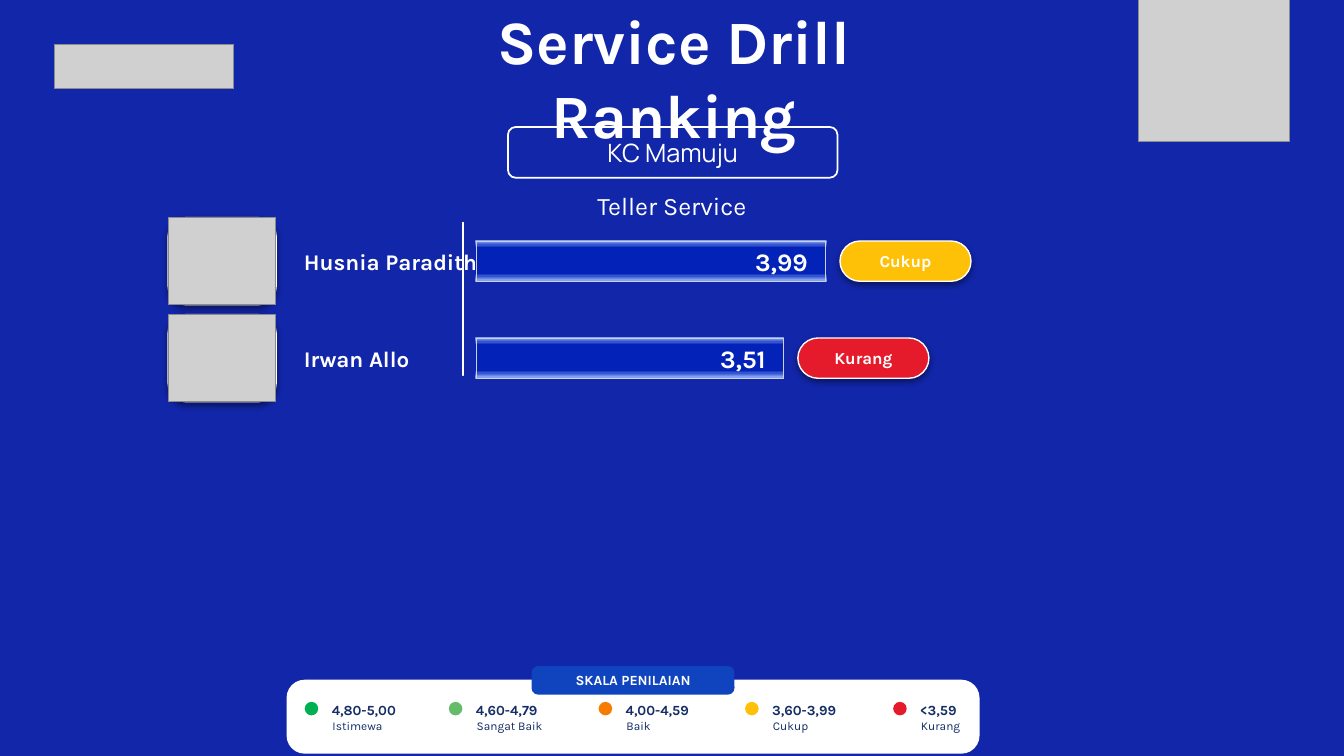
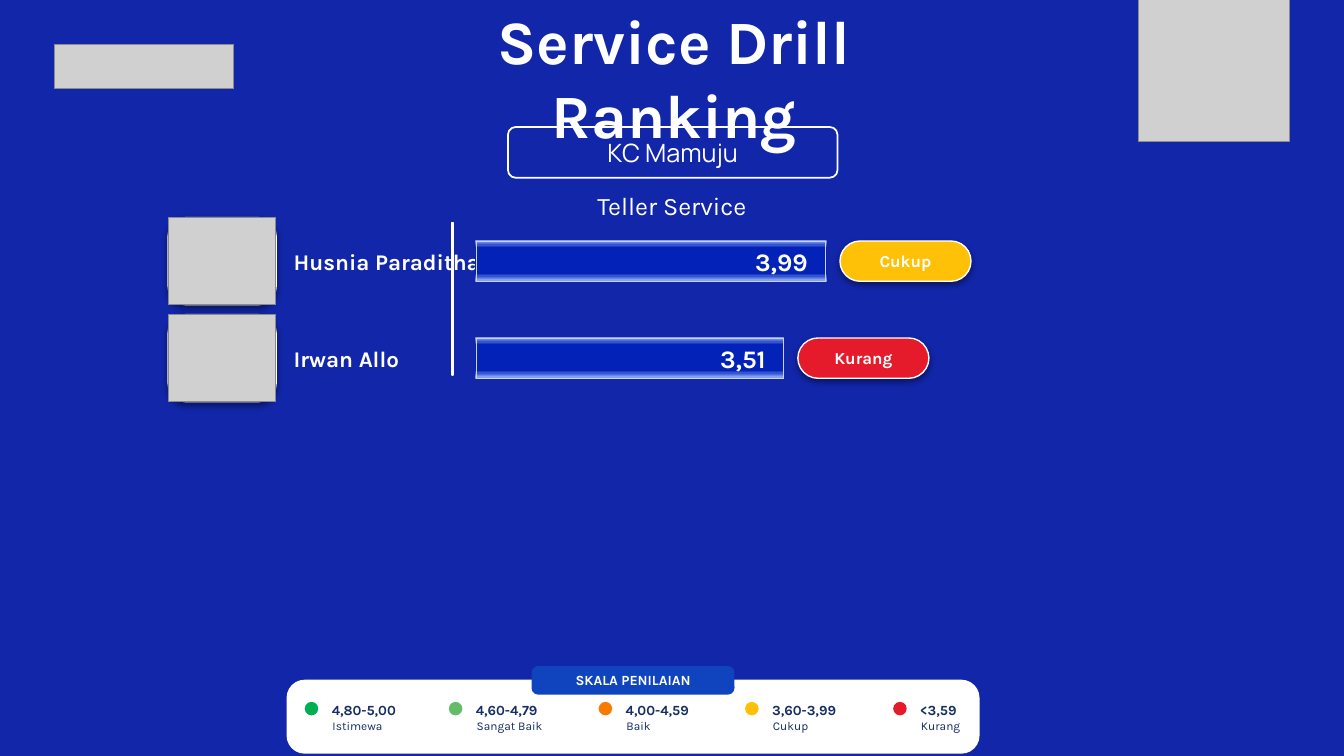
Before and after one commit to hengkiyudijanto/btn-sip, a slide deck: slide 3 of uji-jarak.pptx. Drawn at 1344x756 pixels with LibreOffice and Linux fonts; fonts in the diff are those of the drawing; grey boxes stand for pictures; background and template pictures are left out. Boxes give left, top, right and bottom in pixels: in the first picture for what was removed or moved away, otherwise in the second. Text is boxed around its words. In the diff, an @@ line names an element or a change of style, - is before the commit and + after.

Commit message:
Nama petugas: beri jarak lebih ke kotak nilai
User melihat "Husnia Paraditha" batas kanannya terlalu dekat dengan kotak nilai,
dan meminta namanya digeser ke kiri sekitar satu karakter.

Dua perubahan:
1. Nama digeser ke kiri satu karakter: xNama dari xFoto+wFoto+0,18 menjadi
   xFoto+wFoto+0,078 (sekitar 0,102 inci = lebar satu huruf pada 16 pt).
   Jeda dari tepi kanan foto masih 0,140 inci, jadi tidak menempel ke fotonya.
2. Jarak aman ke kotak nilai dinaikkan dari 0,08 menjadi 0,15 inci, supaya
   ada sela nyata antara ujung nama dan tepi kotak.

Hasil pada nama terpanjang:
  sebelum : "Husnia Paraditha" menyisakan 2,0 karakter ke kotak nilai
  sesudah : menyisakan 3,6 karakter

Ruang nama yang tersedia tetap cukup lebar (1,757 inci = 17,2 karakter),
sehingga SEMUA nama pada data nyata masih tampil penuh:
  Irwan Allo (0,920), Marina Kadir (1,173), Husnia Paraditha (1,540),
  Fitria Nur Jaya (1,287), Afria Hidayana (1,340)
Tidak ada yang perlu diringkas.

Terverifikasi di slide hasil render: "Husnia Paraditha" dan "Irwan Allo"
sama-sama tampil penuh dengan jarak yang cukup ke kotak nilainya.

188 unit test lulus.

```diff
--- a/uji-jarak.pptx
+++ b/uji-jarak.pptx
@@ 2 texts, 1 rectangle: place and size @@
-2 texts, 1 rectangle at [304,223,490,375]
+2 texts, 1 rectangle at [294,223,480,375]
```
Also in this commit, not shown: 1 other slide changed, 4 other files.
